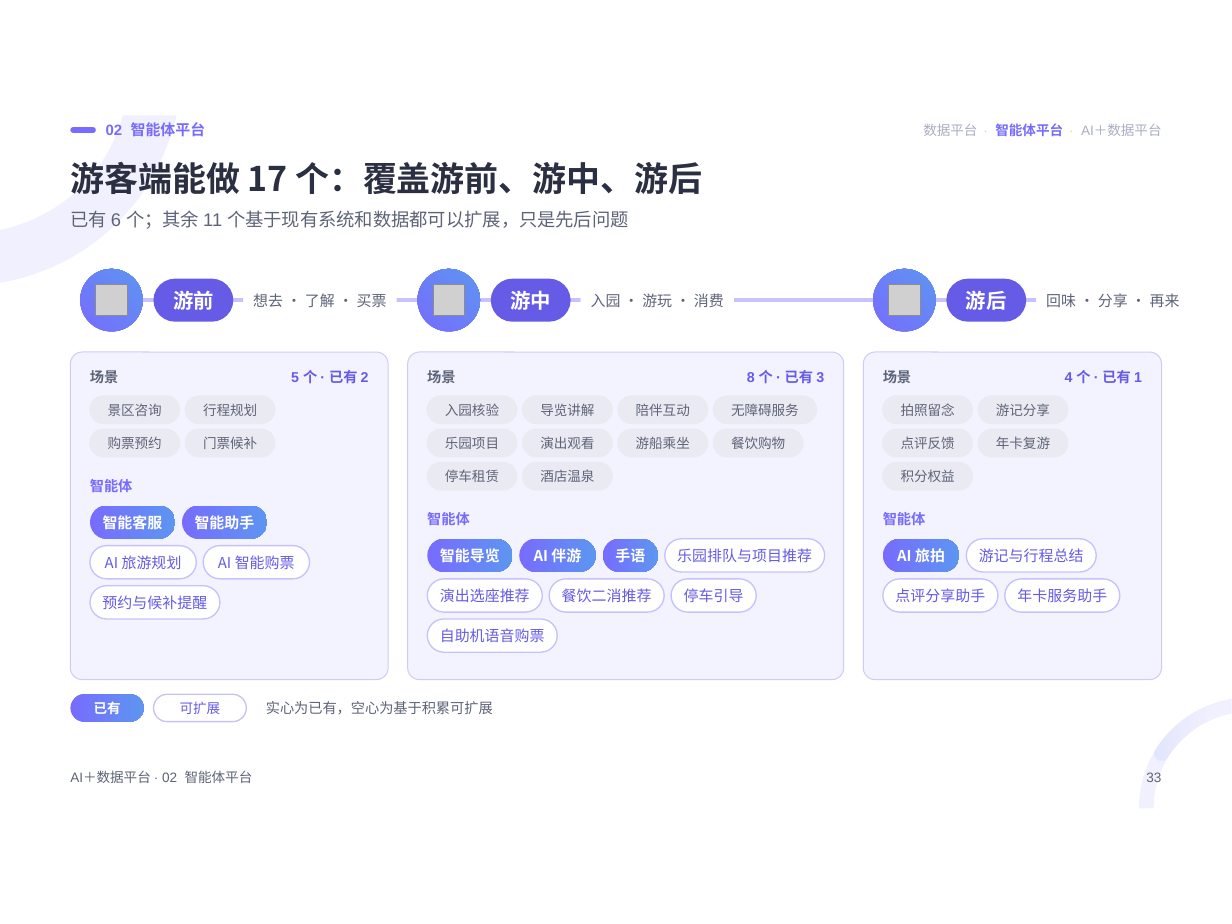
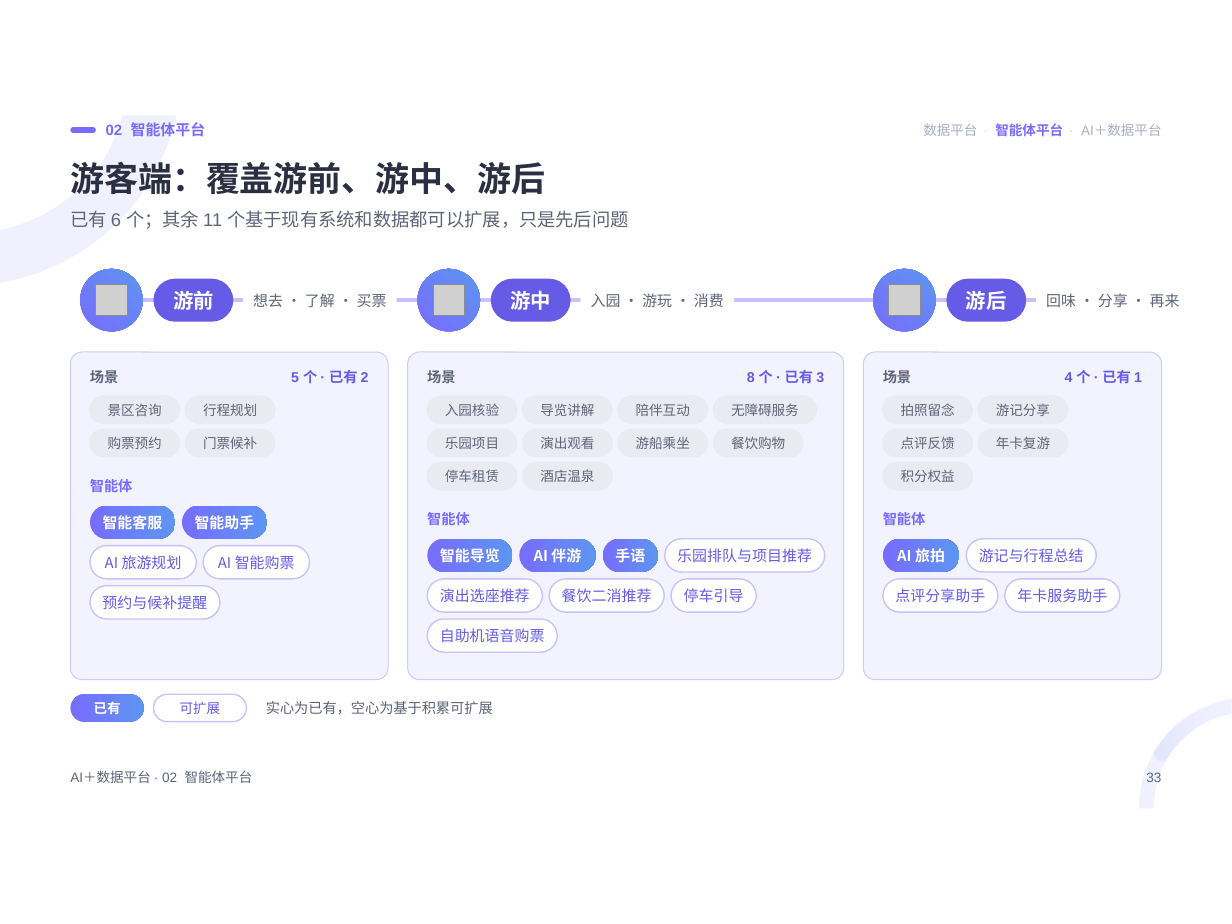
Before and after one commit to keanying/relevance, a slide deck: slide 33 of AI＋数据平台_老板汇报.pptx. Drawn at 1232x924 pixels with LibreOffice and Linux fonts; fonts in the diff are those of the drawing; grey boxes stand for pictures. Boxes give left, top, right and bottom in pixels: in the first picture for what was removed or moved away, otherwise in the second. Text is boxed around its words. In the diff, an @@ line names an element or a change of style, - is before the commit and + after.

```diff
--- a/AI＋数据平台_老板汇报.pptx
+++ b/AI＋数据平台_老板汇报.pptx
@@ title at box(70, 161, 545, 194): text changed @@
-游客端能做 17 个：覆盖游前、游中、游后
+游客端：覆盖游前、游中、游后
```
Also in this commit, not shown: 6 other slides changed.
